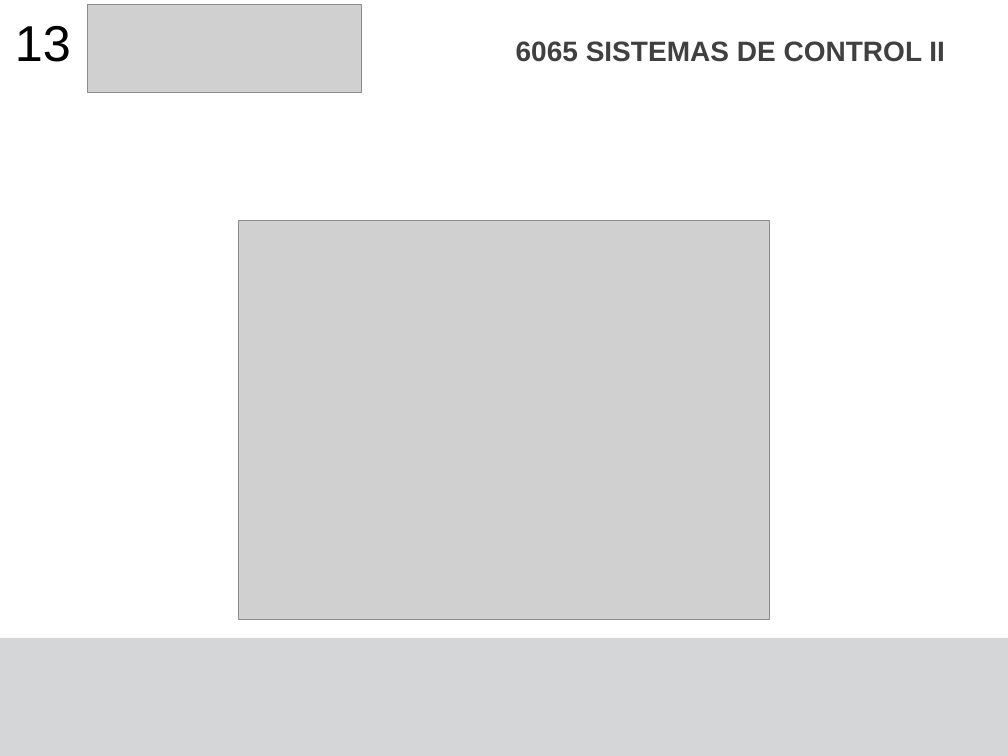
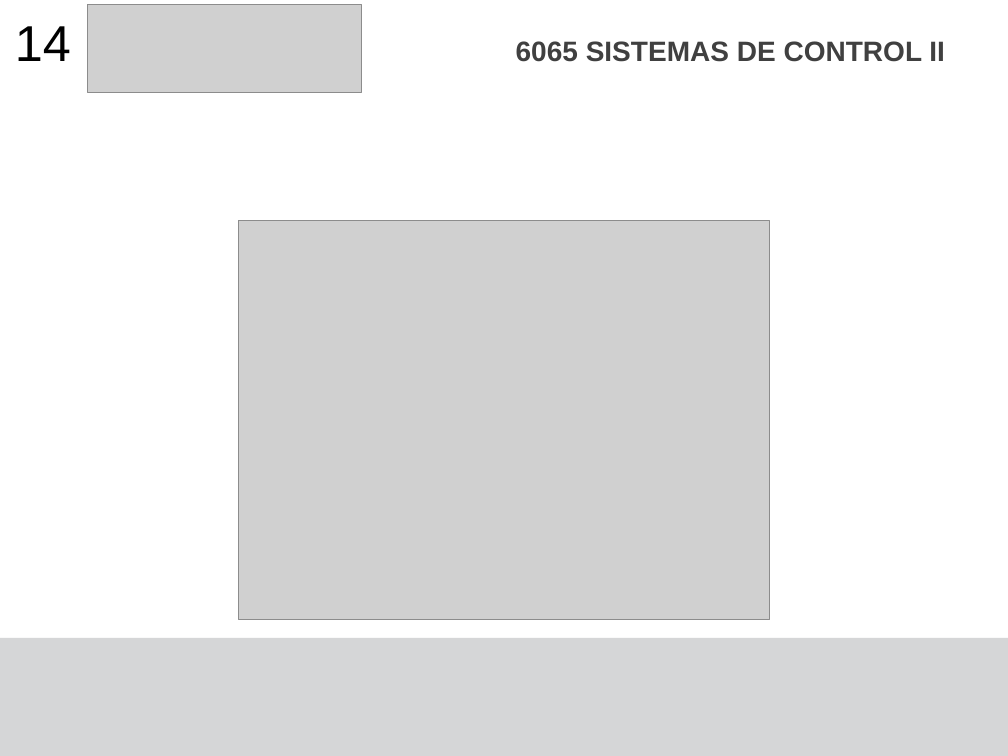
Before and after one commit to F4bian1012/Sistemas-de-Control-II---Ingenier-a-Mecatr-nica, a slide deck: slide 14 of Sesión_4/Sistemas de segundo orden Discretos.pptx. Drawn at 1008x756 pixels with LibreOffice and Linux fonts; fonts in the diff are those of the drawing; grey boxes stand for pictures. Boxes give left, top, right and bottom in pixels: in the first picture for what was removed or moved away, otherwise in the second. Text is boxed around its words. In the diff, an @@ line names an element or a change of style, - is before the commit and + after.

```diff
--- a/Sesión_4/Sistemas de segundo orden Discretos.pptx
+++ b/Sesión_4/Sistemas de segundo orden Discretos.pptx
@@ text at (15,26,71,61): text changed @@
-13
+14
```
Also in this commit, not shown: 4 other slides changed, 9 other files.
